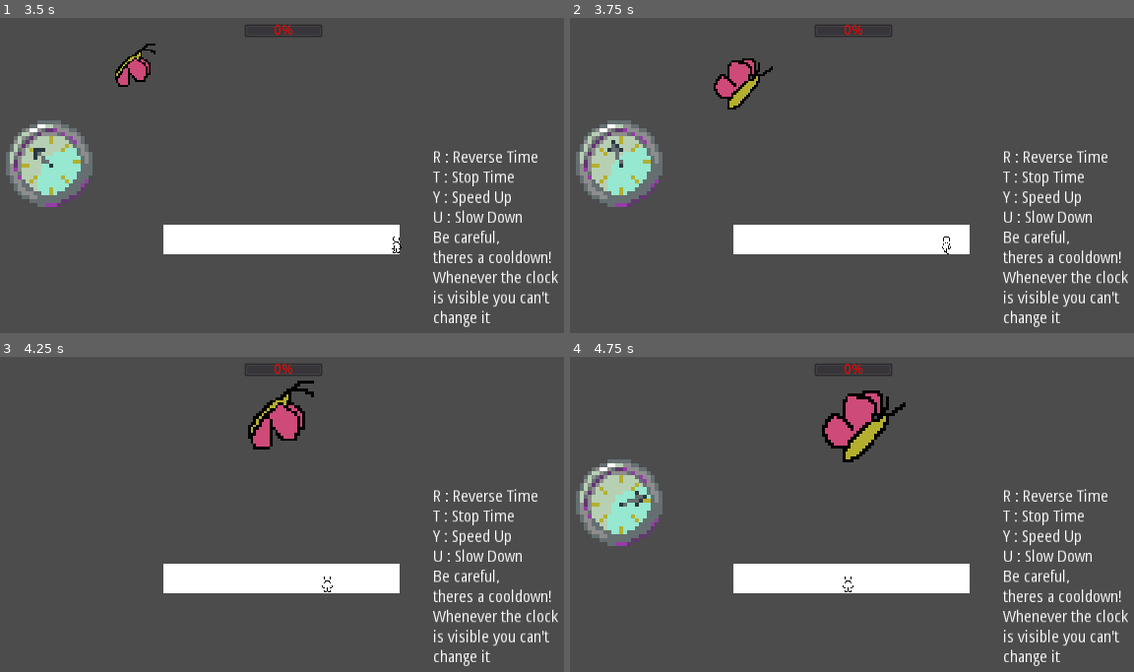
Above: before the commit, frames 1-4 (two rows, left to right).
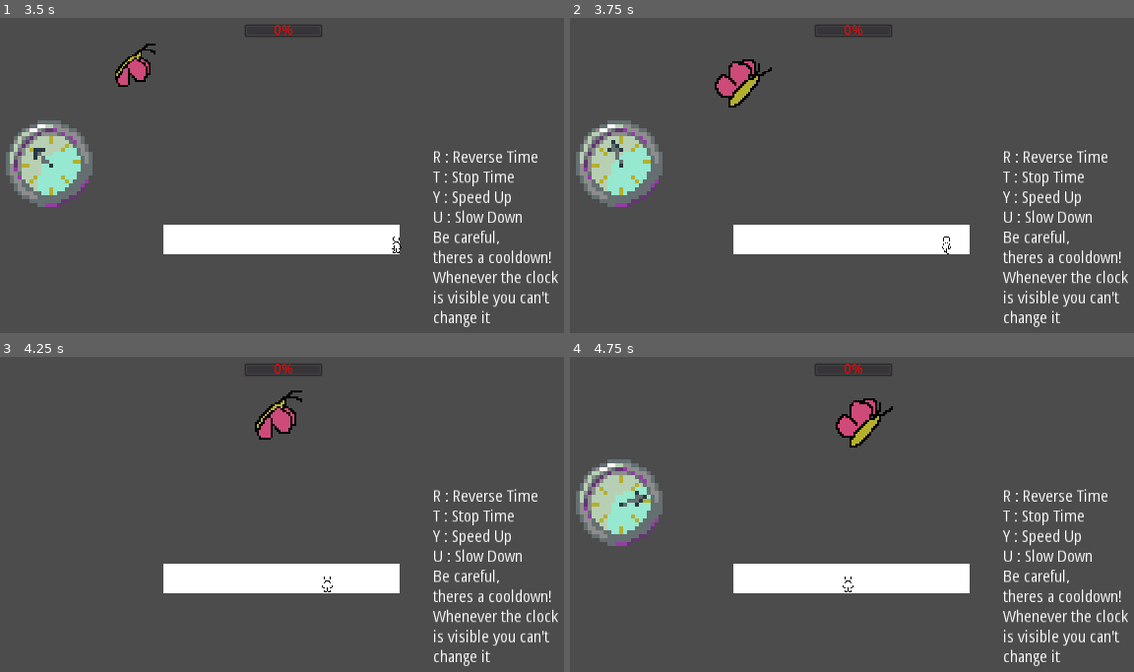
Above: after the commit, the same moments.

Repository: andersAsch0/Island-Game
Game: Godot game, scene res://scenes/BattleMode.tscn
Same seed, same stepped clock (60 frames per second), same inputs: the game is played once before the commit and once after it. This scene is started directly instead of the project's main scene.
Inputs:
- Up to frame 1 (3.5 s): tap Enter (ui_accept) at 0.5, 0.77, 1.52, 3.02 s; hold Right (ui_right) 0.53-1.28 s; hold Space (dash) 0.53-1.28 s; hold R (reverseTime) 1.28-2.03 s; tap F (enter_fight) at 1.35 s; hold Right (ui_right) 2.03-2.78 s; hold T (stopTime) 2.03-2.78 s; hold Y (speedUpTime) from 2.78 s (still down); tap Space (dash) at 2.85 s
- Up to frame 2 (3.75 s): release Y (speedUpTime) at 3.53 s; hold Left (ui_left) from 3.53 s (still down); hold F (enter_fight) from 3.53 s (still down)
- Up to frame 3 (4.25 s): keep holding Left (ui_left); keep holding F (enter_fight); tap Enter (ui_accept) at 3.77 s
- Up to frame 4 (4.75 s): keep holding Left (ui_left); release F (enter_fight) at 4.28 s; tap T (stopTime) at 4.35 s; tap Enter (ui_accept) at 4.52 s

Frame 1 is identical in both runs. In frame 2, 0.2% of the frame differs, in the area x 25-36%, y 12-30%; in frame 3, 0.9%; in frame 4, 1.3%, in the area x 44-60%, y 10-34%.

Commit message:
bug fix
incorrect sprite sizing during fast/slow time

Diff:
--- a/scripts/battleMode/BattleModeEnemy.gd
+++ b/scripts/battleMode/BattleModeEnemy.gd
@@ -60,7 +60,7 @@
 
 var awayTimeCounter
 func _physics_process(delta):
-	stateCounter += delta * sign(Global.currCombatTimeMultiplier) * (Global.timeIsNotStopped as int)
+	stateCounter += delta * Global.currCombatTimeMultiplier * (Global.timeIsNotStopped as int)
 	if stateCounter >= stateWaitTimes[currState]: #need to go to next state
 		stateCounter = 0
 		currState = getNextState()
@@ -76,8 +76,8 @@
 		if bulletSpawnTimeCounter <= 0 or bulletSpawnTimeCounter >= attackPatternData[currAttack]['waitTime']: #wait time for ITSELF to spawm
 			attack()
 	elif currState == ABSCONDING:
-		$enemyMovement/PathFollow2D/AnimatedSprite.scale.x -= ((finalScale - origScale)/stateWaitTimes[ABSCONDING]) * delta * Global.currCombatTimeMultiplier * (Global.timeIsNotStopped as int)
-		$enemyMovement/PathFollow2D/AnimatedSprite.scale.y -= ((finalScale - origScale)/stateWaitTimes[ABSCONDING]) * delta * Global.currCombatTimeMultiplier * (Global.timeIsNotStopped as int)
+		$enemyMovement/PathFollow2D/AnimatedSprite.scale.x -= ((finalScale - origScale)/stateWaitTimes[ABSCONDING] ) * delta * Global.currCombatTimeMultiplier * (Global.timeIsNotStopped as int)
+		$enemyMovement/PathFollow2D/AnimatedSprite.scale.y -= ((finalScale - origScale)/stateWaitTimes[ABSCONDING] ) * delta * Global.currCombatTimeMultiplier * (Global.timeIsNotStopped as int)
 func startAttackPhase():
 	currState = ATTACKING
 	emit_signal("attackPhaseStarting")
